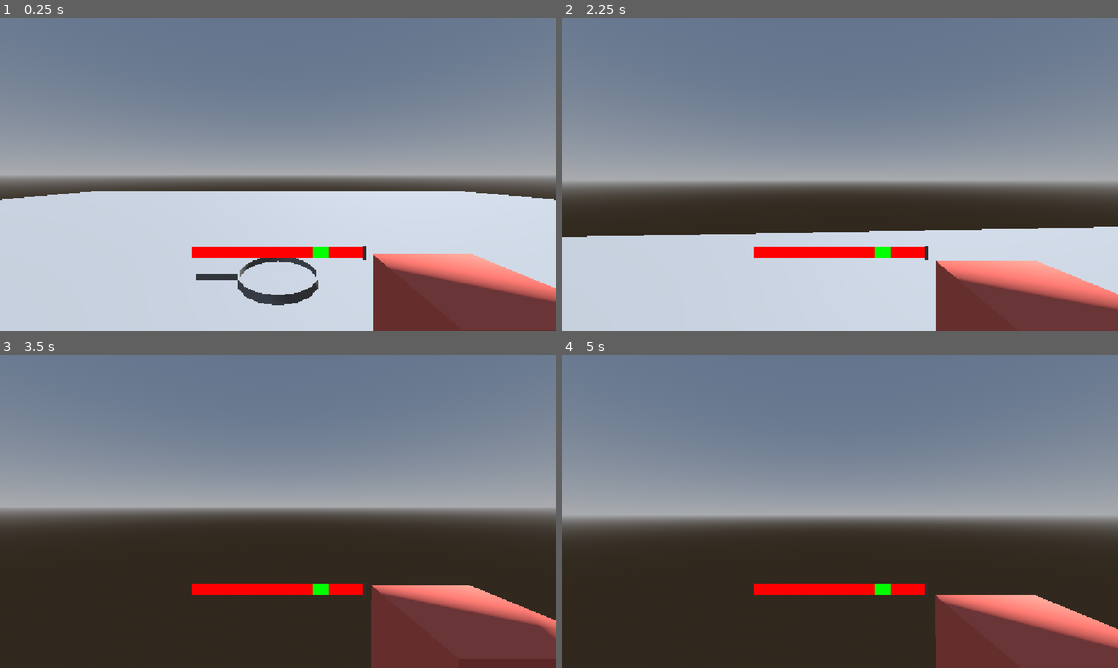
Above: before the commit, frames 1-4 (two rows, left to right).
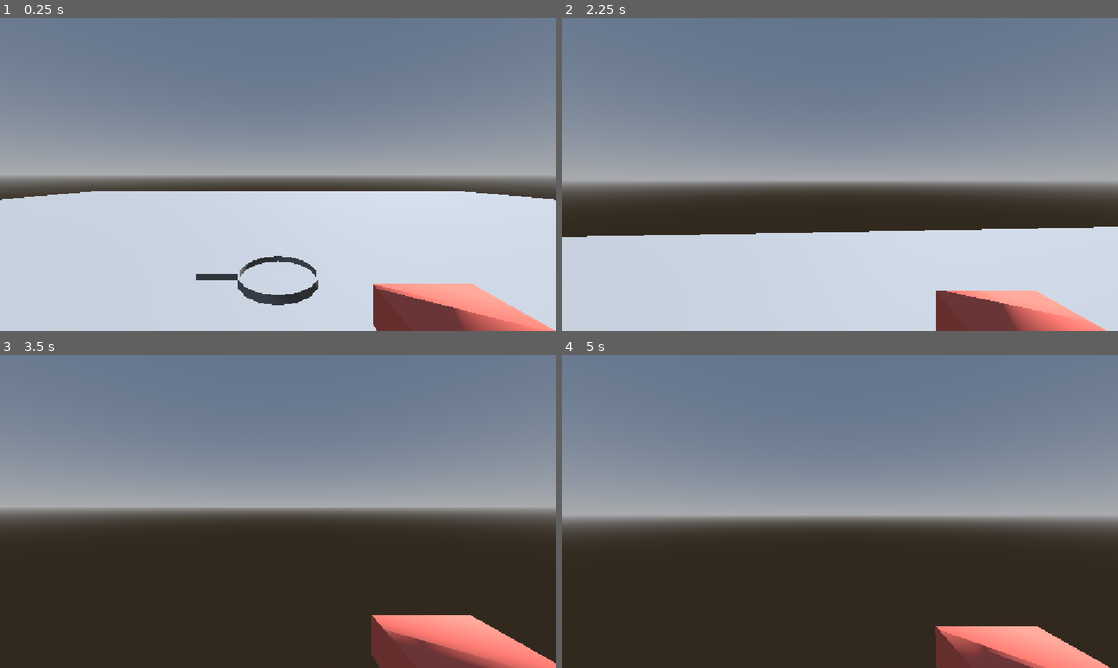
Above: after the commit, the same moments.

Repository: Surresteel/godot_gmtk_jam_july_2026
Game: Godot game, scene res://Testes/QASmoke.tscn
Same seed, same stepped clock (60 frames per second), same inputs: the game is played once before the commit and once after it.
Inputs (mouse positions are in pixels of both pictures, inside the frame that each line leads up to):
- Up to frame 1 (0.25 s): no input
- Up to frame 2 (2.25 s): move the mouse to (867, 174) at 0.52 s; press the mouse at (867, 174) at 0.53 s; hold W (forward) from 0.53 s (still down); tap Space (jump) at 0.77, 1.52 s; move the mouse to (812, 174) at 1.27 s; release the mouse at (812, 174) at 1.28 s; right-click (812, 174) at 1.35 s; move the mouse to (851, 168) at 2.02 s; press the mouse at (851, 168) at 2.03 s
- Up to frame 3 (3.5 s): keep holding W (forward); move the mouse to (272, 517) at 2.77 s; release the mouse at (272, 517) at 2.78 s; right-click (272, 517) at 2.85 s; click (272, 517) at 2.92 s; tap Space (jump) at 3.02 s
- Up to frame 4 (5 s): keep holding W (forward); move the mouse to (878, 514) at 3.52 s; press the mouse at (878, 514) at 3.53 s; tap Space (jump) at 3.77, 4.52 s; move the mouse to (795, 508) at 4.27 s; release the mouse at (795, 508) at 4.28 s; right-click (795, 508) at 4.35 s

The runs differ from the first frame. In frame 1, 6.8% of the frame differs, in the area x 34-100%, y 72-100%; in frame 2, 6.2%; in frame 3, 7.7%, in the area x 34-100%, y 73-100%; in frame 4, 7.1%.

Commit message:
Little Tweaks

Diff:
--- a/Cooking/FryingPan/frying_pan.gd
+++ b/Cooking/FryingPan/frying_pan.gd
@@ -101,7 +101,7 @@
 		return
 
 	current_ingredient = player.give_ingredient()
-	current_ingredient.physically_move(self,Vector3(0,0.05,0))
+	current_ingredient.physically_move(self,Vector3(0,0.01,0))
 	active = true
 	heat_area.increase_cook_level.connect(current_ingredient.cook)
 	heat_area.start_cooking()
@@ -130,7 +130,7 @@
 	flipping = false
 
 func flip_tween(flip_amount: float) -> void:
-	var time: float = 1
+	var time: float = 0.9
 
 	var tween = create_tween()
 	tween.tween_property(current_ingredient,"rotation_degrees",\
@@ -140,4 +140,4 @@
 			current_ingredient.position + Vector3(0,0.2,0), time/2 + 0.05).set_trans(\
 			Tween.TRANS_CUBIC).set_ease(Tween.EASE_OUT)
 	tween.parallel().tween_property(current_ingredient,"position",current_ingredient.position, time/2 + 0.05).set_trans(\
-			Tween.TRANS_CUBIC).set_ease(Tween.EASE_OUT).set_delay(time/2 + 0.05)
+			Tween.TRANS_CUBIC).set_ease(Tween.EASE_IN).set_delay(time/2 + 0.05)
--- a/Cooking/FryingPan/frying_pan.tscn
+++ b/Cooking/FryingPan/frying_pan.tscn
@@ -15,9 +15,6 @@
 "vertex_count": 444,
 "vertex_data": PackedByteArray("8QWBvwCAE70AAAy98QWBvwCAE70AAAw9AAAAvwCAE70uvTuz8QWBvwCAE70AAAy9AAAAvwCAE70uvTuz4IT8vgC …(11755 unchanged characters)…
 }]
-
-[sub_resource type="SphereShape3D" id="SphereShape3D_f7fki"]
-radius = 0.47306508
 
 [sub_resource type="SphereShape3D" id="SphereShape3D_ve6rv"]
 radius = 0.26782867
@@ -41,6 +38,7 @@
 [node name="CanvasLayer" type="CanvasLayer" parent="." unique_id=1458968137]
 
 [node name="precision_minigame_ui" type="Control" parent="CanvasLayer" unique_id=1938833400]
+visible = false
 layout_mode = 3
 anchors_preset = 15
 anchor_right = 1.0
@@ -99,10 +97,7 @@
 color = Color(0.18000486, 0.18000486, 0.18000486, 1)
 
 [node name="HeatArea" parent="." unique_id=891329366 instance=ExtResource("3_yh7qs")]
-heat_level = 0.1
-
-[node name="CollisionShape3D" type="CollisionShape3D" parent="HeatArea" unique_id=539909591]
-shape = SubResource("SphereShape3D_f7fki")
+heat_level = 0.01
 
 [node name="Interactable" type="Area3D" parent="." unique_id=1833764178]
 collision_layer = 4
--- a/Cooking/Heat Area/heat_area.gd
+++ b/Cooking/Heat Area/heat_area.gd
@@ -1,4 +1,4 @@
-extends Area3D
+extends Node3D
 
 class_name HeatArea
 
@@ -21,6 +21,6 @@
 
 func _on_timer_timeout() -> void:
 	if even_cook:
-		increase_cook_level.emit(heat_level, true, true)
+		increase_cook_level.emit(heat_level/2, true, true)
 	else:
 		increase_cook_level.emit(heat_level, !flip_side, flip_side)
--- a/Cooking/Heat Area/heat_area.tscn
+++ b/Cooking/Heat Area/heat_area.tscn
@@ -2,7 +2,7 @@
 
 [ext_resource type="Script" uid="uid://d2aqjtw30a8ok" path="res://Cooking/Heat Area/heat_area.gd" id="1_5uel5"]
 
-[node name="HeatArea" type="Area3D" unique_id=891329366]
+[node name="HeatArea" type="Node3D" unique_id=470900665]
 script = ExtResource("1_5uel5")
 heat_level = 1.0
 
--- a/Cooking/Ingredients/ingredient.tscn
+++ b/Cooking/Ingredients/ingredient.tscn
@@ -6,21 +6,21 @@
 
 [sub_resource type="BoxMesh" id="BoxMesh_ukqol"]
 material = SubResource("StandardMaterial3D_5uel5")
-size = Vector3(0.1, 0.05, 0.1)
+size = Vector3(0.1, 0.02, 0.1)
 
 [sub_resource type="StandardMaterial3D" id="StandardMaterial3D_ukqol"]
 
 [sub_resource type="BoxMesh" id="BoxMesh_c6hw6"]
 material = SubResource("StandardMaterial3D_ukqol")
-size = Vector3(0.1, 0.05, 0.1)
+size = Vector3(0.1, 0.02, 0.1)
 
 [node name="Ingredient" type="Node3D" unique_id=585287791]
 script = ExtResource("1_ukqol")
 
 [node name="temp" type="MeshInstance3D" parent="." unique_id=899766830]
-transform = Transform3D(1, 0, 0, 0, 1, 0, 0, 0, 1, 0, -0.025, 0)
+transform = Transform3D(1, 0, 0, 0, 1, 0, 0, 0, 1, 0, -0.01, 0)
 mesh = SubResource("BoxMesh_ukqol")
 
 [node name="temp2" type="MeshInstance3D" parent="." unique_id=16767957]
-transform = Transform3D(1, 0, 0, 0, 1, 0, 0, 0, 1, 0, 0.025, 0)
+transform = Transform3D(1, 0, 0, 0, 1, 0, 0, 0, 1, 0, 0.01, 0)
 mesh = SubResource("BoxMesh_c6hw6")
